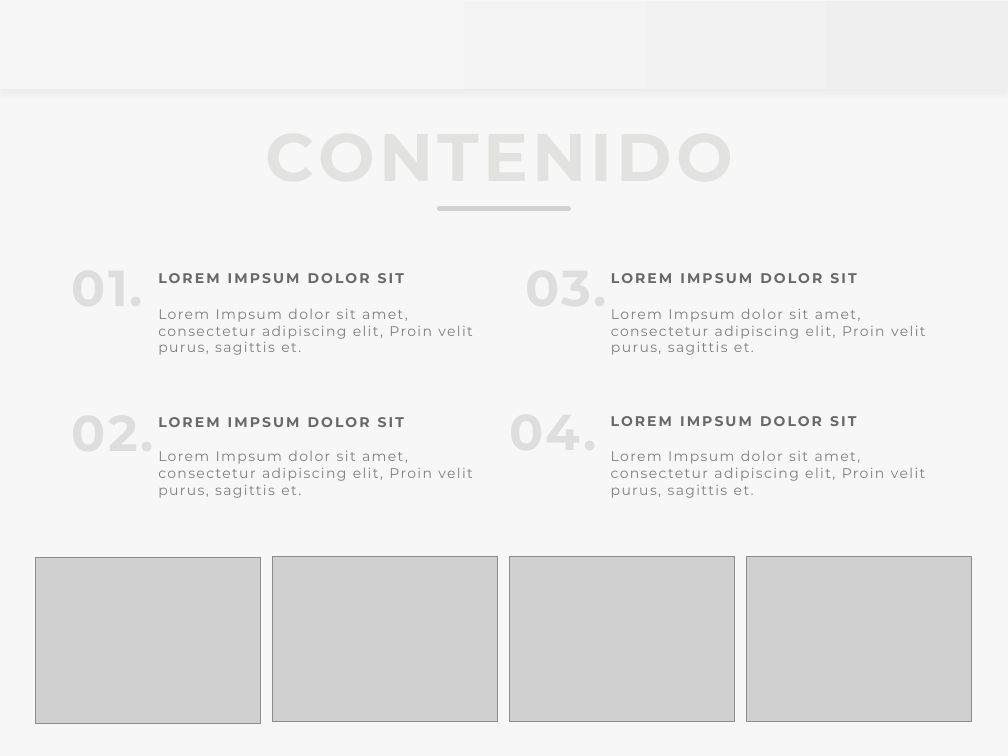
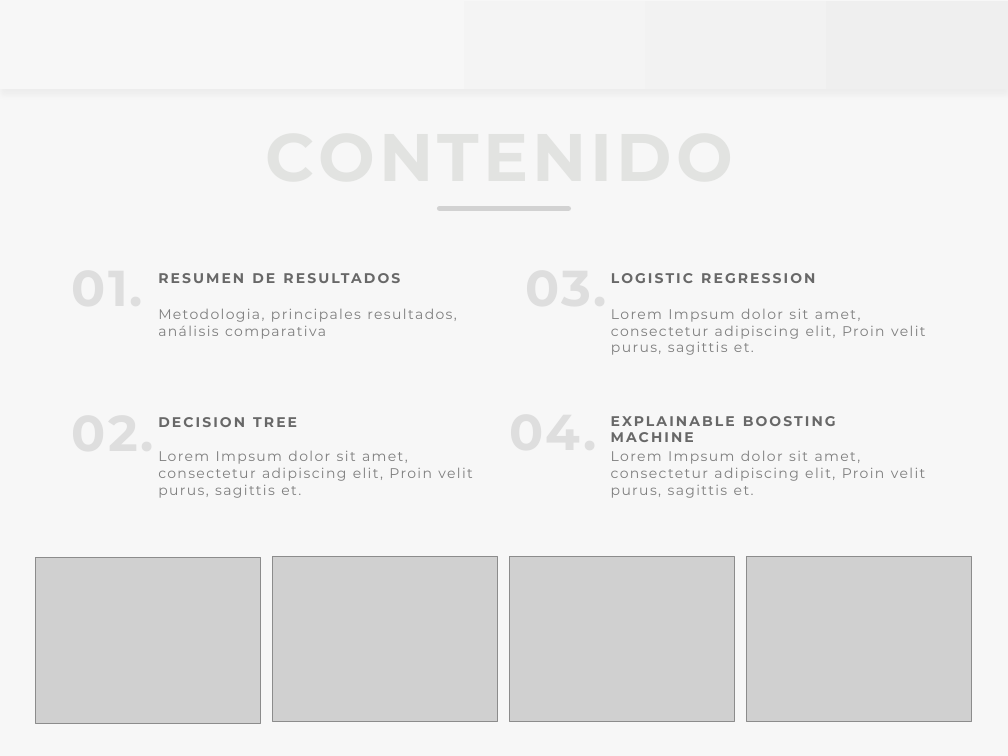
Before and after one commit to thalessac/explainable-artificial-intelligence, a slide deck: slide 2 of Inteligencia Artificial Explicable/Tema 2 - trabajo práctico/presentation/presentation.pptx (slide 4 before the commit). Drawn at 1008x756 pixels with LibreOffice and Linux fonts; fonts in the diff are those of the drawing; grey boxes stand for pictures; background and template pictures are left out. Boxes give left, top, right and bottom in pixels: in the first picture for what was removed or moved away, otherwise in the second. Text is boxed around its words. In the diff, an @@ line names an element or a change of style, - is before the commit and + after.

```diff
--- a/Inteligencia Artificial Explicable/Tema 2 - trabajo práctico/presentation/presentation.pptx
+++ b/Inteligencia Artificial Explicable/Tema 2 - trabajo práctico/presentation/presentation.pptx
@@ text at bbox=[611, 273, 815, 283]: text changed @@
-LOREM IMPSUM DOLOR SIT
+LOGISTIC REGRESSION
@@ text at bbox=[158, 308, 361, 339]: text changed @@
-Lorem Impsum dolor sit amet, consectetur adipiscing elit, Proin velit purus, sagittis et.
+Metodologia, principales resultados, análisis comparativa
@@ text at bbox=[367, 309, 456, 321]: text changed @@
-LOREM IMPSUM DOLOR SIT
+RESUMEN DE RESULTADOS
@@ text at bbox=[158, 417, 297, 427]: text changed @@
-LOREM IMPSUM DOLOR SIT
+DECISION TREE
@@ text at bbox=[611, 416, 836, 442]: text changed @@
-LOREM IMPSUM DOLOR SIT
+EXPLAINABLE BOOSTING MACHINE
```
Also in this commit, not shown: 4 other slides changed, 1 slide added, 3 slides removed, 1 other file.
